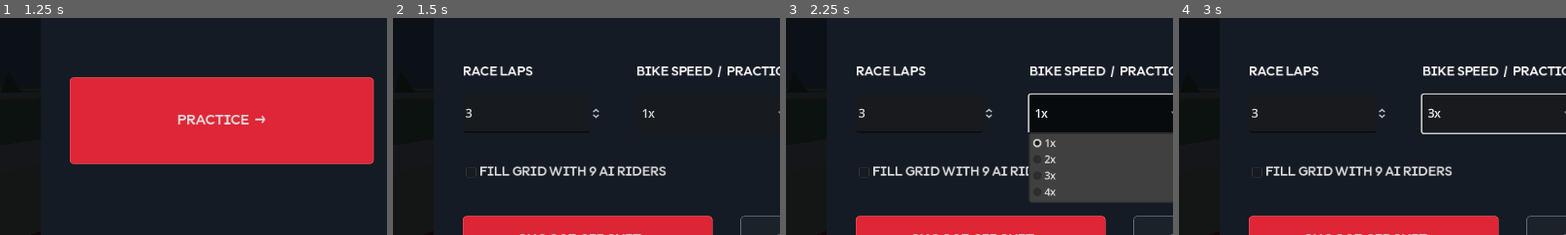
Above: before the commit, frames 1-4 (left to right).
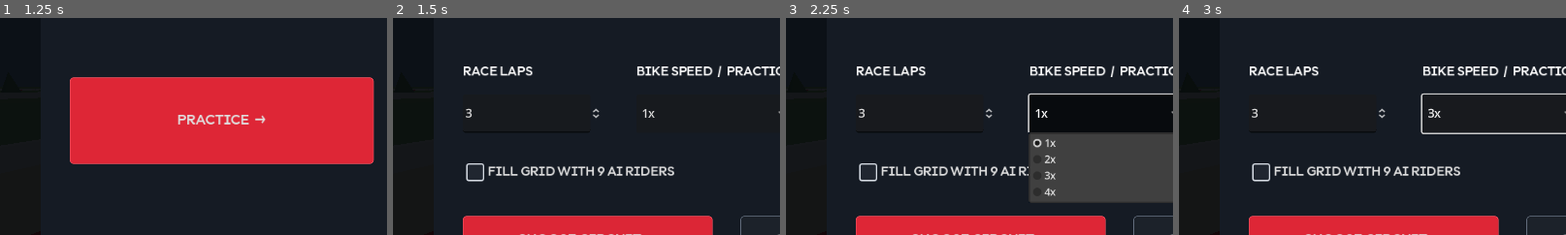
Above: after the commit, the same moments.

Repository: Ahad00010/WMC
Game: Godot game, scene res://scenes/Race.tscn
Same seed, same stepped clock (60 frames per second), same inputs: the game is played once before the commit and once after it.
Inputs:
- Up to frame 1 (1.25 s): click "PLAY →" at 0.5 s
- Up to frame 2 (1.5 s): click "PRACTICE →" at 1.25 s
- Up to frame 3 (2.25 s): click "1x" at 2 s
- Up to frame 4 (3 s): click "FILL GRID WITH 9 AI RIDERS" at 2.75 s
The pictures show only the part of the screen within x 0-50%, y 24-73%; the shares and areas given below are measured in that part.

Frame 1 is identical in both runs. In frame 2, 1.6% of the frame differs, in the area x 18-73%, y 66-76%; in frame 3, 1.3%; in frame 4, 1.6%.

Commit message:
Use real footage recorder only and style practice controls
Co-authored-by: arena-agent <297053741+arena-agent@users.noreply.github.com>

Diff:
--- /dev/null
+++ b/native-rebuild/assets/check-off.svg
@@ -0,0 +1 @@
+<svg xmlns="http://www.w3.org/2000/svg" width="28" height="28" viewBox="0 0 28 28"><rect x="2" y="2" width="24" height="24" rx="3" fill="#202630" stroke="#d5dbe3" stroke-width="2"/></svg>
--- /dev/null
+++ b/native-rebuild/assets/check-on.svg
@@ -0,0 +1 @@
+<svg xmlns="http://www.w3.org/2000/svg" width="28" height="28" viewBox="0 0 28 28"><rect x="2" y="2" width="24" height="24" rx="3" fill="#e4202c" stroke="#ff5961" stroke-width="2"/><path d="M7 14l5 5 9-10" fill="none" stroke="white" stroke-width="3" stroke-linecap="round" stroke-linejoin="round"/></svg>
--- /dev/null
+++ b/native-rebuild/assets/slider-thumb.svg
@@ -0,0 +1 @@
+<svg xmlns="http://www.w3.org/2000/svg" width="26" height="26" viewBox="0 0 26 26"><circle cx="13" cy="13" r="11" fill="#e4202c" stroke="#ffffff" stroke-width="2"/></svg>
--- a/native-rebuild/scripts/replay/replay_recorder.gd
+++ /dev/null
@@ -1,52 +0,0 @@
-class_name WmcReplayRecorder
-extends RefCounted
-
-## Stores observed live rider transforms at 30 Hz. It does not infer paths,
-## teleport riders, or synthesize a replay from race results. Playback and
-## recorded-video export are deliberately not exposed until that feature is
-## completed in a later stage.
-const SAMPLE_RATE_HZ := 30.0
-const MAX_SECONDS := 900.0
-
-var elapsed_seconds := 0.0
-var _accumulator := 0.0
-var _frames: Dictionary = {}
-
-
-func begin(riders: Array[WmcRaceBike]) -> void:
-	elapsed_seconds = 0.0
-	_accumulator = 0.0
-	_frames.clear()
-	for rider in riders:
-		_frames[rider.rider_id] = []
-
-
-func capture(delta: float, riders: Array[WmcRaceBike]) -> void:
-	if elapsed_seconds >= MAX_SECONDS:
-		return
-	elapsed_seconds += delta
-	_accumulator += delta
-	var sample_interval := 1.0 / SAMPLE_RATE_HZ
-	if _accumulator < sample_interval:
-		return
-	_accumulator = fmod(_accumulator, sample_interval)
-	for rider in riders:
-		var rider_frames: Array = _frames.get(rider.rider_id, [])
-		rider_frames.append({
-			"time": elapsed_seconds,
-			"transform": rider.global_transform,
-			"speed": rider.speed_metres_per_second,
-			"progress": rider.race_progress_samples,
-		})
-		_frames[rider.rider_id] = rider_frames
-
-
-func recorded_frames_for(rider_id: String) -> Array:
-	return _frames.get(rider_id, []).duplicate(true)
-
-
-func rider_ids() -> PackedStringArray:
-	var ids := PackedStringArray()
-	for rider_id in _frames:
-		ids.append(rider_id)
-	return ids
--- a/native-rebuild/scripts/ui/main_menu.gd
+++ b/native-rebuild/scripts/ui/main_menu.gd
@@ -6,6 +6,9 @@
 
 const DISPLAY = preload("res://assets/fonts/MGPDisplay-Bold.otf")
 const TEXT = preload("res://assets/fonts/MGPText-Bold.ttf")
+const CHECK_OFF = preload("res://assets/check-off.svg")
+const CHECK_ON = preload("res://assets/check-on.svg")
+const THUMB = preload("res://assets/slider-thumb.svg")
 const DESIGN_SIZE := Vector2(1000, 600)
 var _card: Control
 var _content: Control
@@ -114,6 +117,8 @@
 		fill.position = Vector2(0, 140)
 		fill.size = Vector2(600, 55)
 		fill.button_pressed = _ai
+		fill.add_theme_icon_override("unchecked", CHECK_OFF)
+		fill.add_theme_icon_override("checked", CHECK_ON)
 		fill.add_theme_font_override("font", TEXT)
 		fill.add_theme_font_size_override("font_size", 20)
 		fill.toggled.connect(func(value: bool): _ai = value)
@@ -195,6 +200,17 @@
 	slider.max_value = 1.0
 	slider.step = 0.05
 	slider.value = current
+	var rail := StyleBoxFlat.new()
+	rail.bg_color = Color("76808f")
+	rail.content_margin_top = 4
+	rail.content_margin_bottom = 4
+	var active_rail := rail.duplicate()
+	active_rail.bg_color = Color("ef3041")
+	slider.add_theme_stylebox_override("slider", rail)
+	slider.add_theme_stylebox_override("grabber_area", active_rail)
+	slider.add_theme_stylebox_override("grabber_area_highlight", active_rail)
+	slider.add_theme_icon_override("grabber", THUMB)
+	slider.add_theme_icon_override("grabber_highlight", THUMB)
 	slider.value_changed.connect(func(value: float):
 		update.call(value)
 		UiScale.save_settings()
